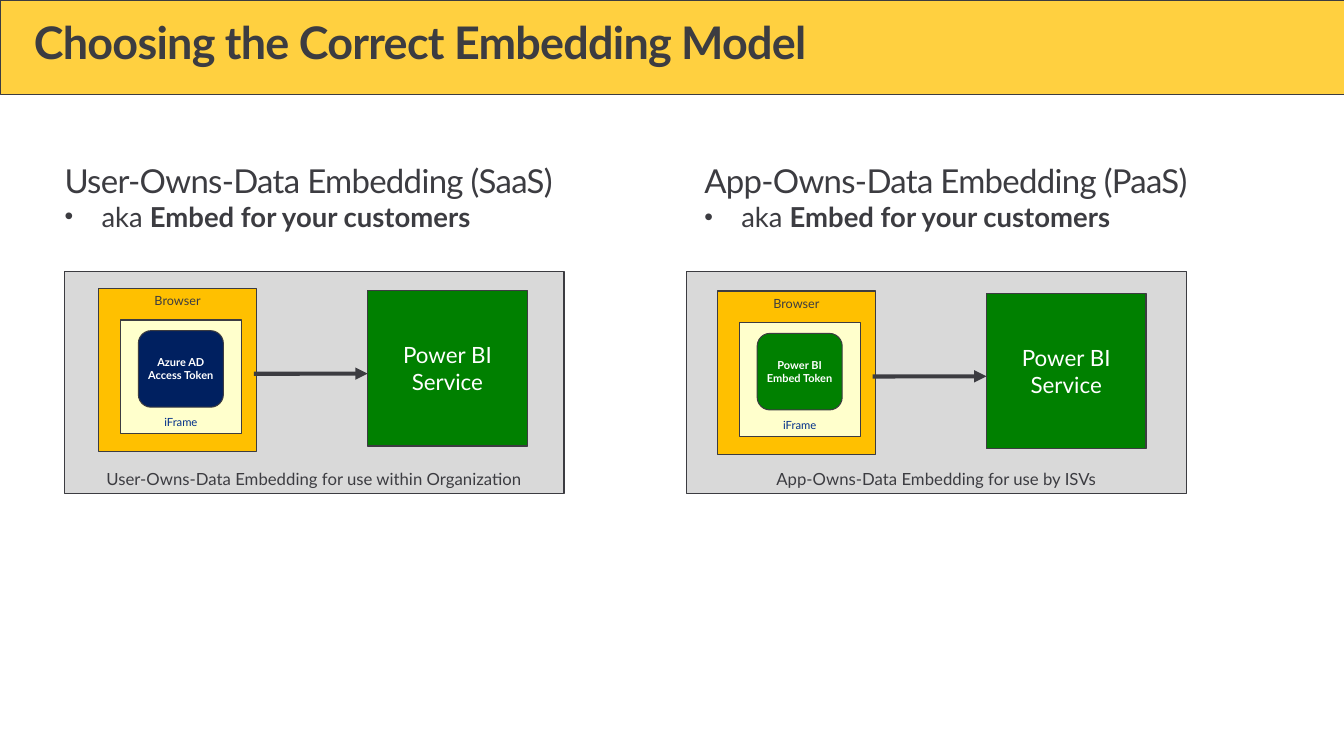
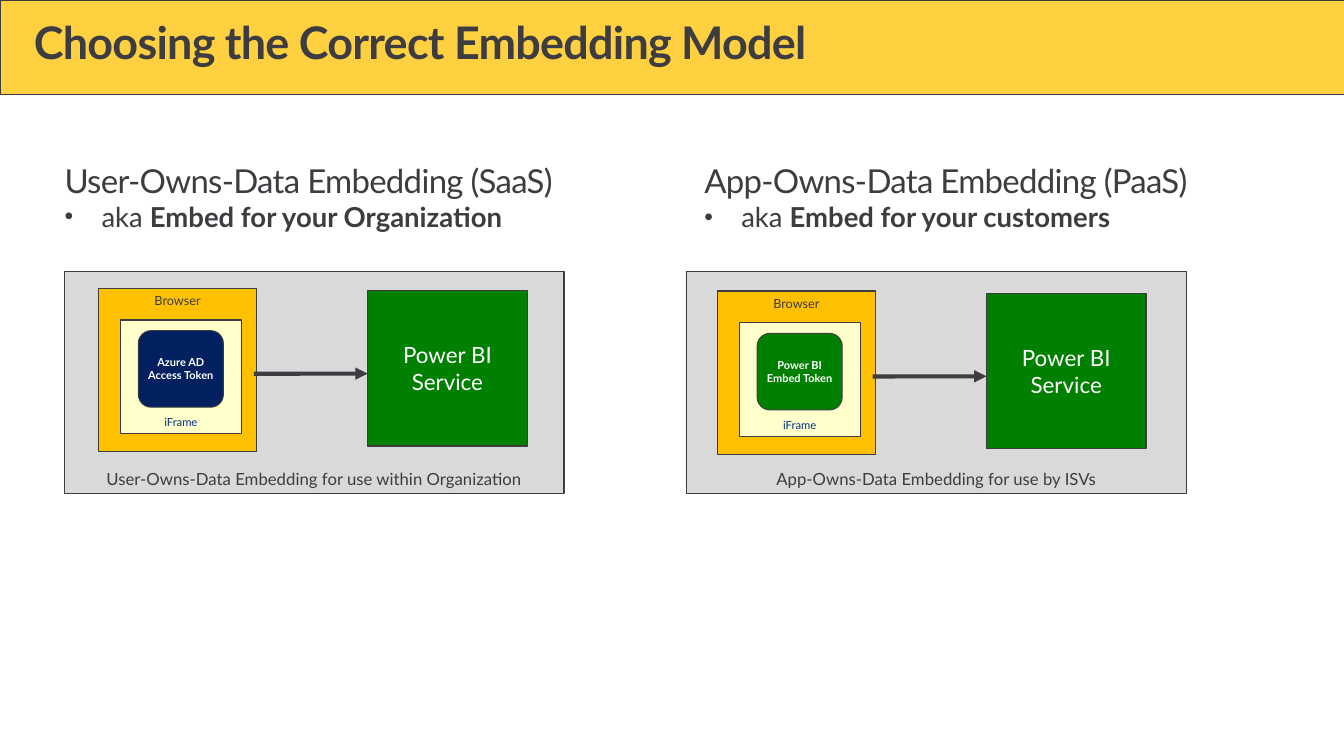
Before and after one commit to PowerBiDevCamp/Camp-Sessions, a slide deck: slide 7 of Session 32 - Design Patterns and Best Practices with Power BI Embedding.pptx. Drawn at 1344x756 pixels with LibreOffice and Linux fonts; fonts in the diff are those of the drawing; background and template pictures are left out. Boxes give left, top, right and bottom in pixels: in the first picture for what was removed or moved away, otherwise in the second. Text is boxed around its words. In the diff, an @@ line names an element or a change of style, - is before the commit and + after.

```diff
--- a/Session 32 - Design Patterns and Best Practices with Power BI Embedding.pptx
+++ b/Session 32 - Design Patterns and Best Practices with Power BI Embedding.pptx
@@ text at [102, 206, 502, 232]: text changed @@
-  • aka Embed for your customers
+  • aka Embed for your Organization
```
Also in this commit, not shown: 4 other slides changed, 1 slide added, 1 slide removed.
